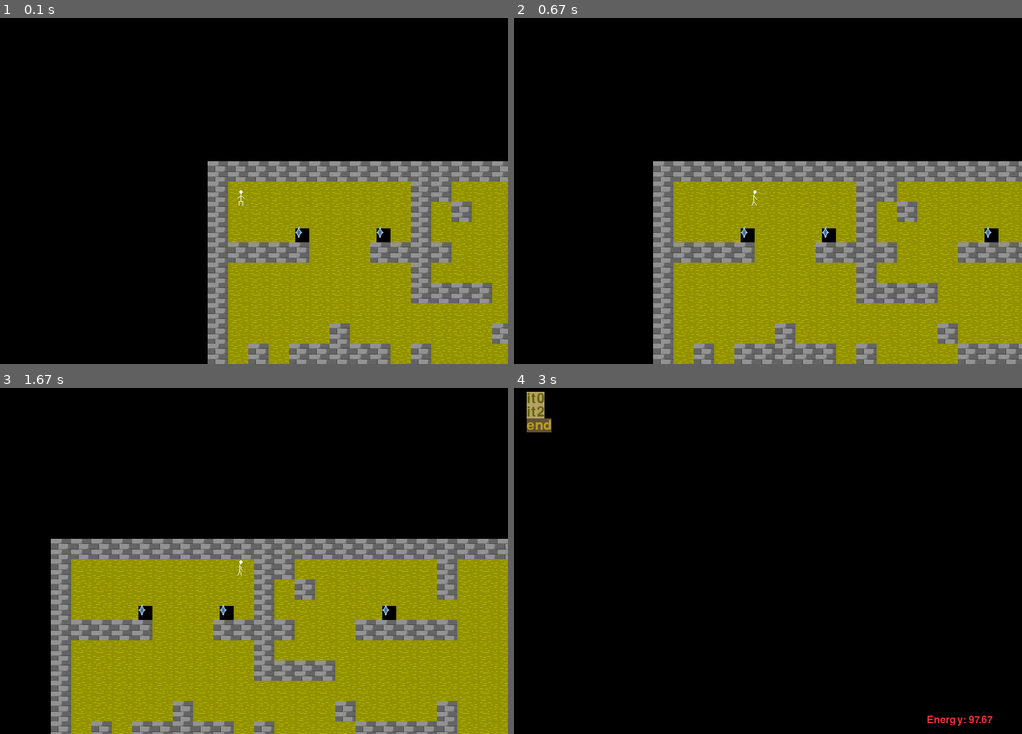
Above: before the commit, frames 1-4 (two rows, left to right).
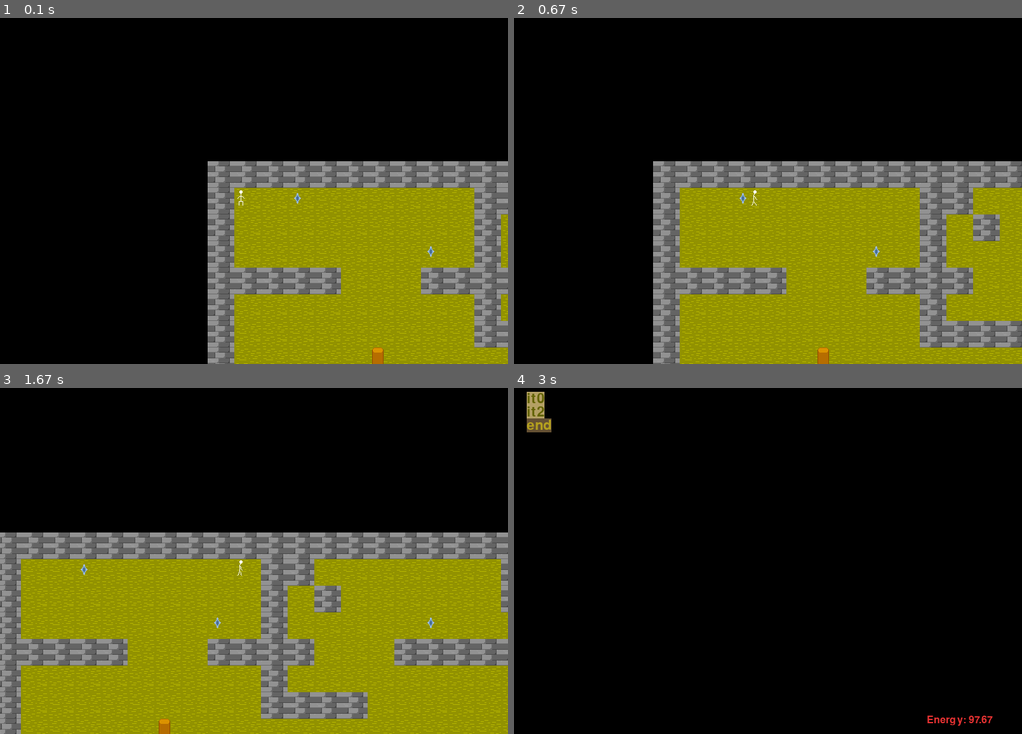
Above: after the commit, the same moments.

Repository: anokata/pythonPetProjects
Game: pygame game, started from platformer/sur.py
The game is run twice, just before and just after one commit, with the same random seed, the same clock (stepped at 60 frames per second) and the same inputs.
Inputs:
- Up to frame 1 (0.1 s): no input
- Up to frame 2 (0.67 s): hold Right from 0.33 s (still down)
- Up to frame 3 (1.67 s): release Right at 0.8 s; hold Up 0.83-1.13 s; hold Right 1.17-1.63 s
- Up to frame 4 (3 s): hold Left 1.67-2.2 s; hold Down 2.23-2.53 s; tap Space at 2.57 s; hold Up from 2.9 s (still down)

The runs differ from the first frame. In frame 1, 18% of the frame differs, in the area x 40-100%, y 41-100%; in frame 2, 23%; in frame 3, 32%, in the area x 0-100%, y 41-100%; in frame 4, nothing differs.

Commit message:
Сделал слои

Diff:
--- a/platformer/map.map
+++ b/platformer/map.map
@@ -1,21 +1,41 @@
-xxxxxxxxxxxxxxxxxxxxxxxxx
-x---------xx-------x----x
-x---------x-x------x----x
-x---c---c-x-----c-------x
-xxxxx---xxxx---xxxxx----x
-x---------x-------------x
-x---------xxxx----------x
-x-----------------------x
-x-----x-------x----x----x
-x-x-xxxxx-x----xxxxx----x
-xx--------x-------------x
-xxxxxxx---x-----xxxx----x
-x-------x-x-x--xx--x----x
-x--xxx----------xxxx----x
-x-----------------------x
-x-----------------------x
-xxxxxxxxxxxxxxxxxxxxxxxxx
+2
+..............................................
+----------------------------------------------
+----------------------------------------------
+----------------------------------------------
+----------------------------------------------
+----------------------------------------------
+----------------------------------------------
+----------------------------------------------
+----------------------------------------------
+----------------------------------------------
+----------------------------------------------
+----------------------------------------------
+----------------------------------------------
+----------------------------------------------
+----------------------------------------------
+----------------------------------------------
+
+xxxxxxxxxxxxxxxxxxxxxxxxxxxxxxxxxxxxxxxxxxxxxx
+x--c------xx-------x----x--------------------x
+x---------x-x------x-------------------------x
+x-------c-x-----c----------------------------x
+xxxxx---xxxx---xxxxx-------------------------x
+x---------x----------------------------------x
+x---------xxxx----------x--------------------x
+x-----l-----------------x--------------------x
+x-----l-------x----x-------------------------x
+x-x--xlll-x----xxxxx-------------------------x
+xx------l-x----------------------------------x
+xxxllllll-x-----xxxx-------------------------x
+x-------x-x-x--xx--x----x--------------------x
+x--xxx----------xxxx----x--------------------x
+x-----------------------x--------------------x
+x-----------------------x--------------------x
+xxxxxxxxxxxxxxxxxxxxxxxxxxxxxxxxxxxxxxxxxxxxxx
 
 c objects/zap0.png
+- objects/ground0.png
 x objects/block2.png
-- objects/ground0.png
+l objects/stolb.png
+. objects/space.png
--- a/platformer/sur.py
+++ b/platformer/sur.py
@@ -12,7 +12,8 @@
 
 #TODO: наделать много вещей. коллекционирование. инвентарь. иконки.
 # сначала всё же без генератора, сделать статичный мир. но интересный
-# TODO: map, переделать отображение. сделать редактор, сохранение загрузка добавление новых блоков. редактор. выбор блоков.
+# Слои
+# TODO: map сделать редактор, добавление новых блоков. выбор блоков.
 
 def makeSpriteXY(imgname, x, y):
     s = pygame.sprite.Sprite()
@@ -75,21 +76,25 @@
         return self.tiles[k]
 
     def draw(self, cam):
-        for x in range(self.w):
-            for y in range(self.h):
-                for z in range(self.z):
-                    for o in self.tiles[x,y,z]:
-                        a, b = x * self.blockW, y * self.blockH
-                        o.draw(a, b, cam)
+        for lay in self.tiles:
+            for (x,y), o in lay.items():
+                if o:
+                    o = o[0]
+                    a, b = x * self.blockW, y * self.blockH
+                    o.draw(a, b, cam)
+
     def load(self):
-        lev = list()
+        self.layers = layers = list()
         with open('map.map', 'rt') as fin:
             line = 'trash'
-            while True:
-                line = fin.readline()
-                if line == '\n':
-                    break
-                lev.append(line[:-1])
+            layersCount = int(fin.readline())
+            for i in range(layersCount):
+                layers.append(list())
+                while True:
+                    line = fin.readline()
+                    if line == '\n':
+                        break
+                    layers[i].append(line[:-1])
 
             descrp = dict()
             while True:
@@ -100,34 +105,44 @@
                 imgpath = fin.readline()[:-1]
                 descrp[char] = (imgpath,)
 
-        self.lev = lev
+        self.lev = layers[0] # CHG
         self.descrp = descrp
-        self.blockW = self.blockH = 32
+        self.blockW = self.blockH = 42
         mapObjects = dict()
         for c, p in descrp.items():
             imgpath = p[0]
             sprite = Block(imgname=imgpath)
             mapObjects[c] = (sprite,)
-
-        w = len(lev[0])
-        h = len(lev)
-
-        self.w = w
-        self.h = h
+        # Пока один слой надо поддержку многих
         z = self.z
-        self.tiles = {(x, y, lay): l for x in range(w+1) for y in range(h+1)
-                for lay in range(z) for l in [list()]}
-
-        for x in range(w):
-            for y in range(h):
-                self.tiles[x,y,0] += [mapObjects[lev[y][x]][0]]
-                if lev[y][x] == 'x': # CHG
-                    a, b = x * self.blockW, y * self.blockH
-                    self.blockers.append(PhisycBlock(a, b, self.blockW))
+        i = 0
+        self.layersDim = list()
+        self.tiles = list()
+        for lev in self.layers:
+            w = len(lev[0])
+            h = len(lev)
+            self.layersDim.append((w, h))
+
+            self.w = w # layer CHG
+            self.h = h
+            #self.tiles = {(x, y, lay): l for x in range(w+1) for y in range(h+1)
+                    #for lay in range(z) for l in [list()]}
+
+            self.tiles.append(dict())
+            for x in range(w):
+                for y in range(h):
+                    self.tiles[i][x,y] = list()
+                    if lev[y][x] == '.':
+                        continue
+                    self.tiles[i][x,y] += [mapObjects[lev[y][x]][0]]
+                    if lev[y][x] == 'x': # CHG
+                        a, b = x * self.blockW, y * self.blockH
+                        self.blockers.append(PhisycBlock(a, b, self.blockW))
+            i += 1
 
     def save(self):
         with open('map.map', 'wt') as fout:
-            for l in self.lev:
+            for l in self.lev: # CHG Layers for all
                 fout.write(l+'\n')
             fout.write('\n')
             for c, img in self.descrp.items():
@@ -283,7 +298,7 @@
     b = Block()
     globmap = Map(2)
     collided = globmap.blockers # CHG
-    globmap.save()
+    #globmap.save()
 
     mp = list()
     entities = list()
Binary file added: platformer/objects/space.png
Binary file added: platformer/objects/stolb.png
